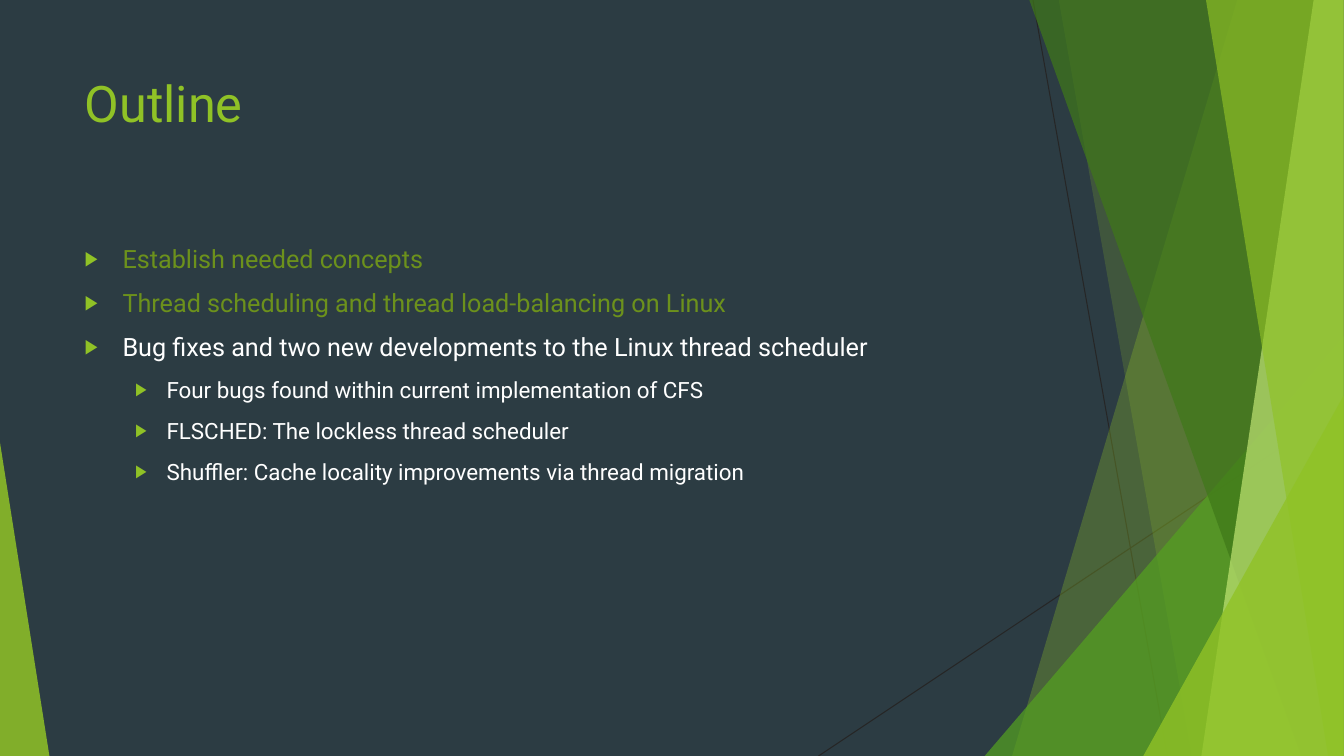
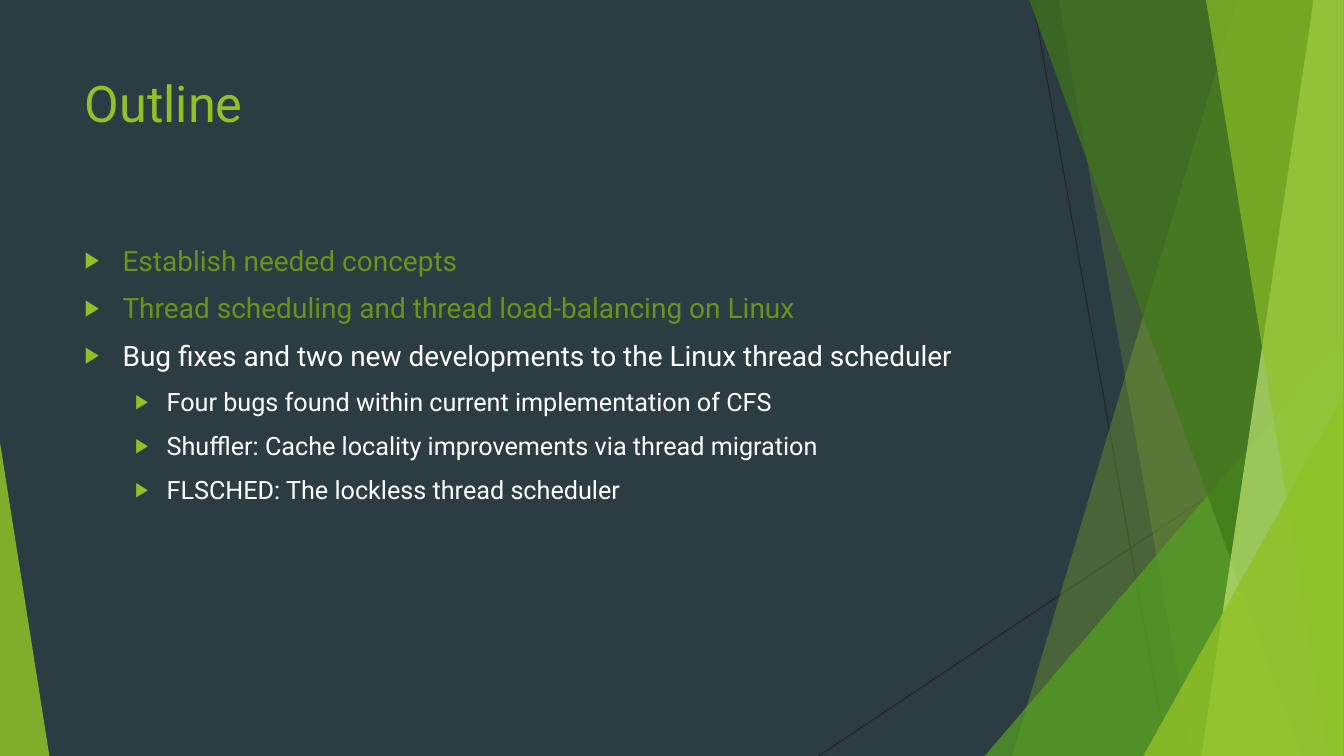
Before and after one commit to danfrz/Senior_seminar_templates, a slide deck: slide 24 of Talk/Thread Scheduler Efficiency Improvements.pptx (slide 19 before the commit). Drawn at 1344x756 pixels with LibreOffice and Linux fonts; fonts in the diff are those of the drawing. Boxes give left, top, right and bottom in pixels: in the first picture for what was removed or moved away, otherwise in the second. Text is boxed around its words. In the diff, an @@ line names an element or a change of style, - is before the commit and + after.

Commit message:
Update presentation
Now only need something for Shuffler, FLSCHED and Conclusion

```diff
--- a/Talk/Thread Scheduler Efficiency Improvements.pptx
+++ b/Talk/Thread Scheduler Efficiency Improvements.pptx
@@ text at (123, 250, 952, 500): size 18 to 20 pt in "Establish needed concepts", "Thread scheduling and thread load-balancing on Linux", "Bug fixes and two new developments to ..."; size 16 to 18 pt in "Four bugs found within current implementation of ...", "FLSCHED: The lockless thread scheduler" @@
@@ text at (167, 436, 818, 461): paragraph added @@
+  ▶ Shuffler: Cache locality improvements via thread migration
@@ text at (167, 463, 744, 485): paragraph removed @@
-  ▶ Shuffler: Cache locality improvements via thread migration
```
Also in this commit, not shown: 16 other slides changed, 12 slides added, 1 slide removed.
